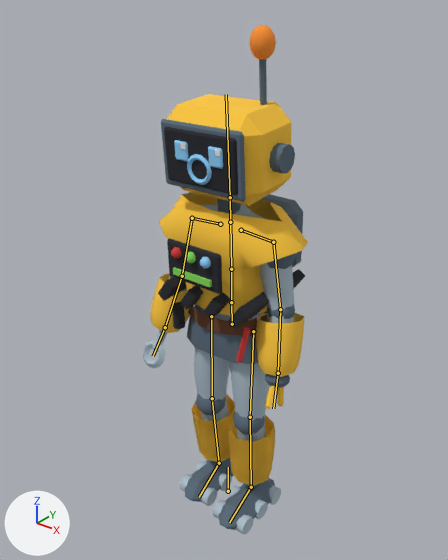
The Blender file assets_src/personagens/faz_tudo_01.blend as it was, and as the next commit left it.
One viewpoint serves both versions: a 50 mm lens placed at (1.39, -1.78, 2.22), pointed at (-0.06, 0.04, 1.1). The lights are fixed; the arrows at lower left show +X, +Y and +Z. The picture after the commit comes second. Both versions are drawn at frame 33 of the action 'idle-loop'; the numbers are the values there. The bones that bend it are drawn over the model as lines.

In view in the first picture: 'faz_tudo_01'.
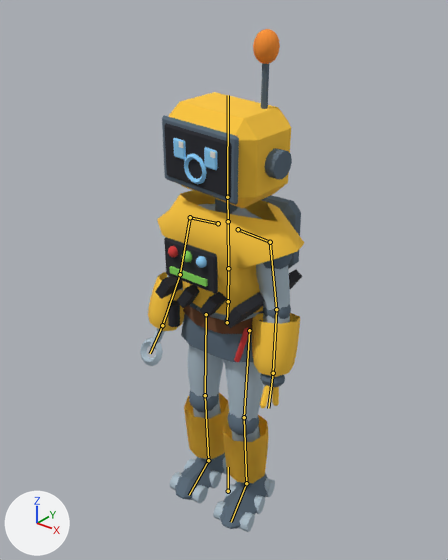
The change, as a list of edits to the scene's bpy script:
```text
Change bone_hips:
    where bone_hips = bpy.data.objects['esqueleto_padrao'].pose.bones['Hips']  # child of 'Root'
    bone_hips.location: (0.018, -0.016, 0.0) -> (-0.008, -0.018, 0.0)
    bone_hips.rotation_quaternion: (1.0, 0.0, 0.0, 0.017) -> (0.999, 0.0, 0.035, -0.012)  # degrees (0, 0, 2) -> degrees (0, 4, -1)
Change bone_spine:
    where bone_spine = bpy.data.objects['esqueleto_padrao'].pose.bones['Spine']  # child of 'Hips'
    bone_spine.rotation_quaternion: (1.0, 0.002, 0.0, -0.01) -> (1.0, 0.002, -0.026, 0.003)  # degrees (0, 0, -1) -> degrees (0, -3, 0)
Change bone_chest:
    where bone_chest = bpy.data.objects['esqueleto_padrao'].pose.bones['Chest']  # child of 'Spine'
    bone_chest.rotation_quaternion: (1.0, 0.012, 0.0, -0.007) -> (1.0, 0.012, -0.017, 0.006)  # degrees (1, 0, -1) -> degrees (1, -2, 1)
Change bone_head:
    where bone_head = bpy.data.objects['esqueleto_padrao'].pose.bones['Head']  # child of 'Neck'
    bone_head.rotation_quaternion: (1.0, 0.01, 0.012, 0.0) -> (0.999, 0.009, -0.023, -0.026)  # degrees (1, 1, 0) -> degrees (1, -3, -3)
Change bone_leftupperleg:
    where bone_leftupperleg = bpy.data.objects['esqueleto_padrao'].pose.bones['LeftUpperLeg']  # child of 'Hips'
    bone_leftupperleg.rotation_quaternion: (1.0, -0.017, 0.0, 0.013) -> (0.998, -0.043, -0.053, -0.015)  # degrees (-2, 0, 1) -> degrees (-5, -6, -2)
Change bone_leftlowerleg:
    where bone_leftlowerleg = bpy.data.objects['esqueleto_padrao'].pose.bones['LeftLowerLeg']  # child of 'LeftUpperLeg'
    bone_leftlowerleg.rotation_quaternion: (0.999, 0.035, 0.0, 0.0) -> (0.996, 0.087, 0.0, 0.0)  # degrees (4, 0, 0) -> degrees (10, 0, 0)
Change bone_rightupperleg:
    where bone_rightupperleg = bpy.data.objects['esqueleto_padrao'].pose.bones['RightUpperLeg']  # child of 'Hips'
    bone_rightupperleg.rotation_quaternion: (1.0, -0.009, 0.0, 0.013) -> (1.0, -0.009, 0.0, -0.004)  # degrees (-1, 0, 1) -> degrees (-1, 0, -1)
Change bone_rightlowerleg:
    where bone_rightlowerleg = bpy.data.objects['esqueleto_padrao'].pose.bones['RightLowerLeg']  # child of 'RightUpperLeg'
    bone_rightlowerleg.rotation_quaternion: (0.998, 0.061, 0.0, 0.0) -> (0.999, 0.044, 0.0, 0.0)  # degrees (7, 0, 0) -> degrees (5, 0, 0)
```

Boxes (x1, y1, x2, y2) around the edits, measured in the pictures (448 x 560 px):
'faz_tudo_01', posed: before (143, 25, 308, 534); after (140, 29, 304, 532)
bone 'Hips', root to tip: before (232, 324) to (231, 302); after (227, 322) to (228, 301)
bone 'Spine', root to tip: before (231, 302) to (231, 269); after (228, 301) to (228, 268)
bone 'Chest', root to tip: before (231, 269) to (230, 222); after (228, 268) to (228, 221)
bone 'Head', root to tip: before (230, 197) to (226, 94); after (227, 197) to (228, 95)
bone 'LeftUpperLeg', root to tip: before (253, 331) to (250, 417); after (249, 330) to (244, 417)
bone 'LeftLowerLeg', root to tip: before (250, 417) to (251, 487); after (244, 417) to (246, 483)
bone 'RightUpperLeg', root to tip: before (211, 316) to (212, 398); after (206, 314) to (205, 395)
bone 'RightLowerLeg', root to tip: before (212, 398) to (219, 463); after (205, 395) to (208, 460)
